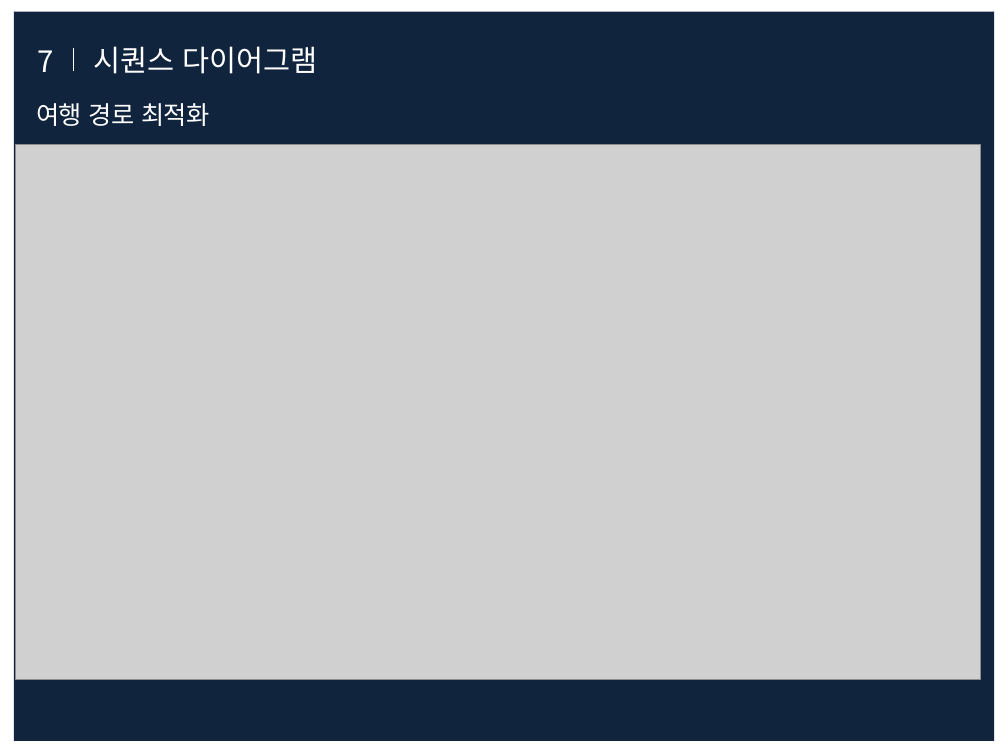
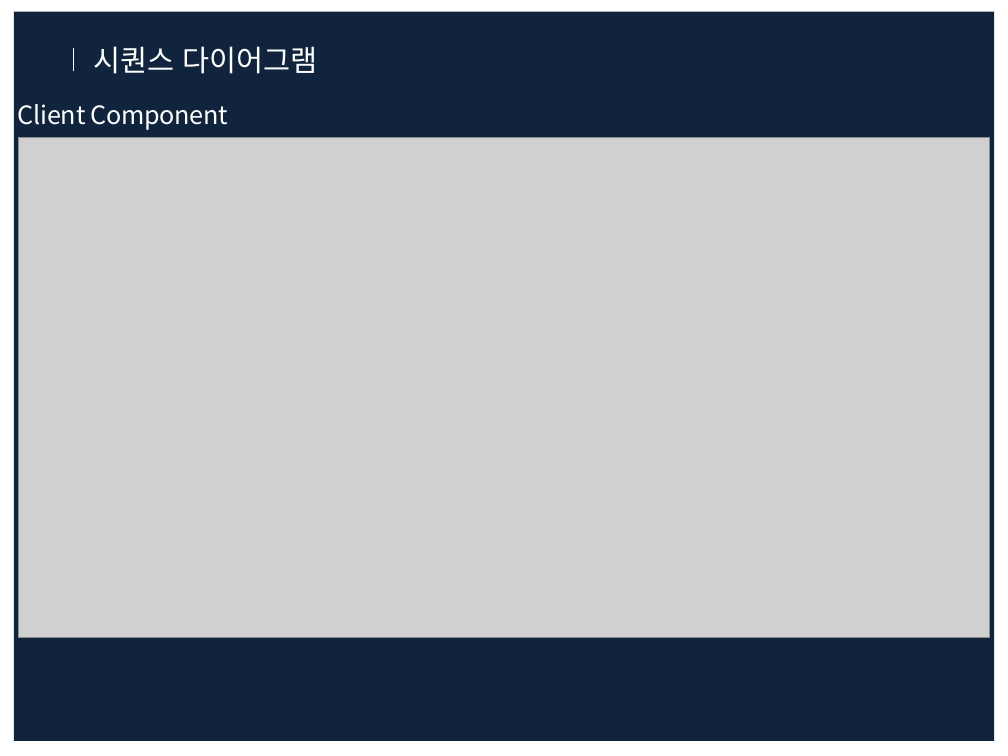
Before and after one commit to ardente6320/TripPilot, a slide deck: slide 12 of 설계/설계 발표자료(강구원, 김기훈, 김태현).pptx (slide 13 before the commit). Drawn at 1008x756 pixels with LibreOffice and Linux fonts; fonts in the diff are those of the drawing; grey boxes stand for pictures. Boxes give left, top, right and bottom in pixels: in the first picture for what was removed or moved away, otherwise in the second. Text is boxed around its words. In the diff, an @@ line names an element or a change of style, - is before the commit and + after.

```diff
--- a/설계/설계 발표자료(강구원, 김기훈, 김태현).pptx
+++ b/설계/설계 발표자료(강구원, 김기훈, 김태현).pptx
@@ text removed at <box>38,50,54,72</box> @@
-7
@@ text at <box>18,104,229,130</box>: text changed @@
-여행 경로 최적화
+Client Component
@@ picture: place and size @@
-picture at <box>15,144,980,679</box>
+picture at <box>19,138,989,638</box>
```
Also in this commit, not shown: 1 other slide changed, 3 other files.
